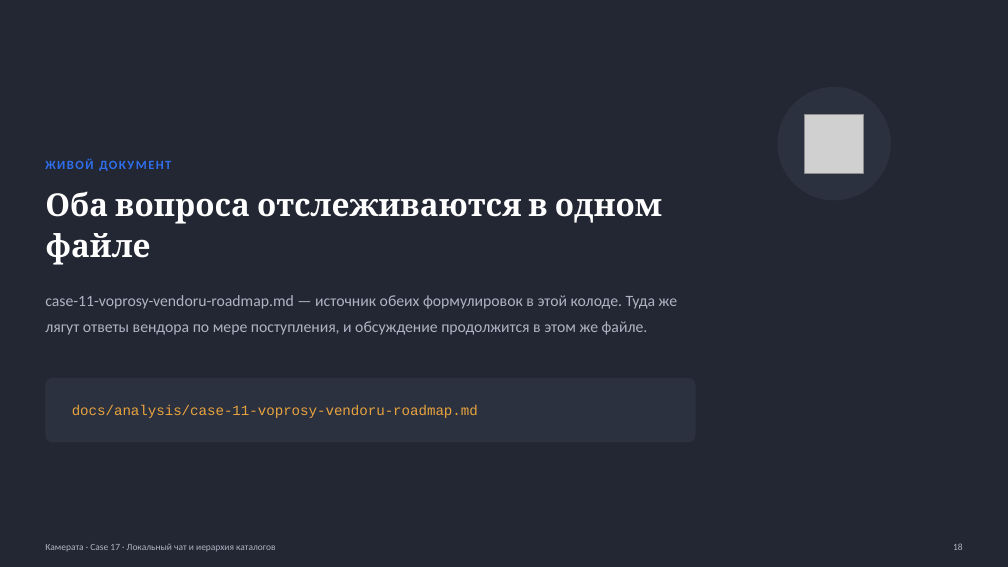
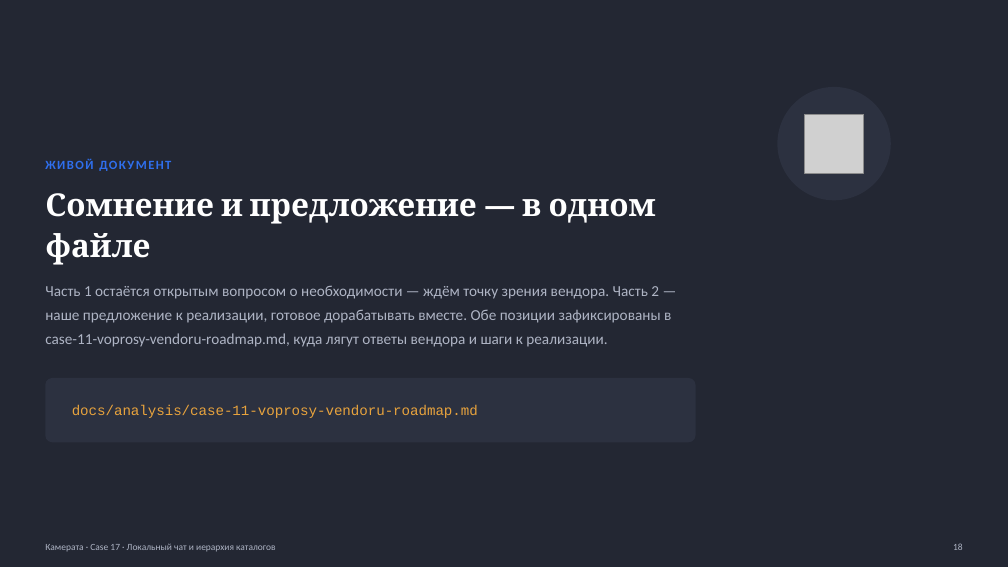
Before and after one commit to vladilslavandrosov-prog/job-RAG, a slide deck: slide 18 of docs/presentations/case-17-lokalny-chat-i-ierarhiya-katalogov.pptx. Drawn at 1008x567 pixels with LibreOffice and Linux fonts; fonts in the diff are those of the drawing; grey boxes stand for pictures. Boxes give left, top, right and bottom in pixels: in the first picture for what was removed or moved away, otherwise in the second. Text is boxed around its words. In the diff, an @@ line names an element or a change of style, - is before the commit and + after.

```diff
--- a/docs/presentations/case-17-lokalny-chat-i-ierarhiya-katalogov.pptx
+++ b/docs/presentations/case-17-lokalny-chat-i-ierarhiya-katalogov.pptx
@@ text at [45,193,656,265]: text changed @@
-Оба вопроса отслеживаются в одном файле
+Сомнение и предложение — в одном файле
@@ text at [45,286,671,347]: text changed; size 15 to 14.5 pt @@
-case-11-voprosy-vendoru-roadmap.md — источник обеих формулировок в этой колоде. Туда же лягут ответы вендора по мере поступления, и обсуждение продолжится в этом же файле.
+Часть 1 остаётся открытым вопросом о необходимости — ждём точку зрения вендора. Часть 2 — наше предложение к реализации, готовое дорабатывать вместе. Обе позиции зафиксированы в case-11-voprosy-vendoru-roadmap.md, куда лягут ответы вендора и шаги к реализации.
```
Also in this commit, not shown: 12 other slides changed.
